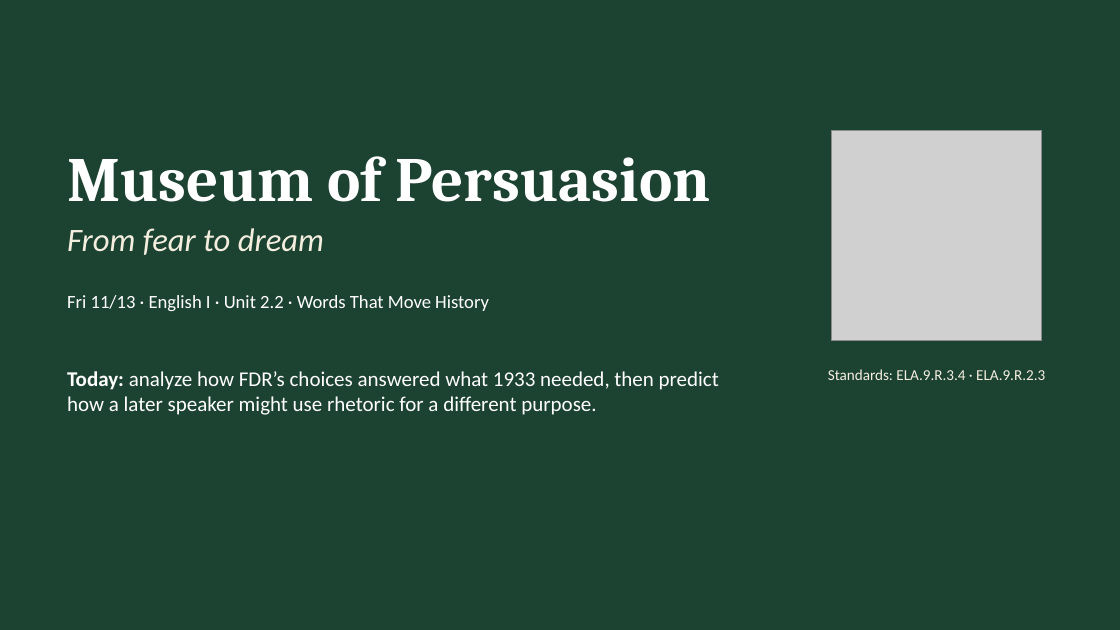
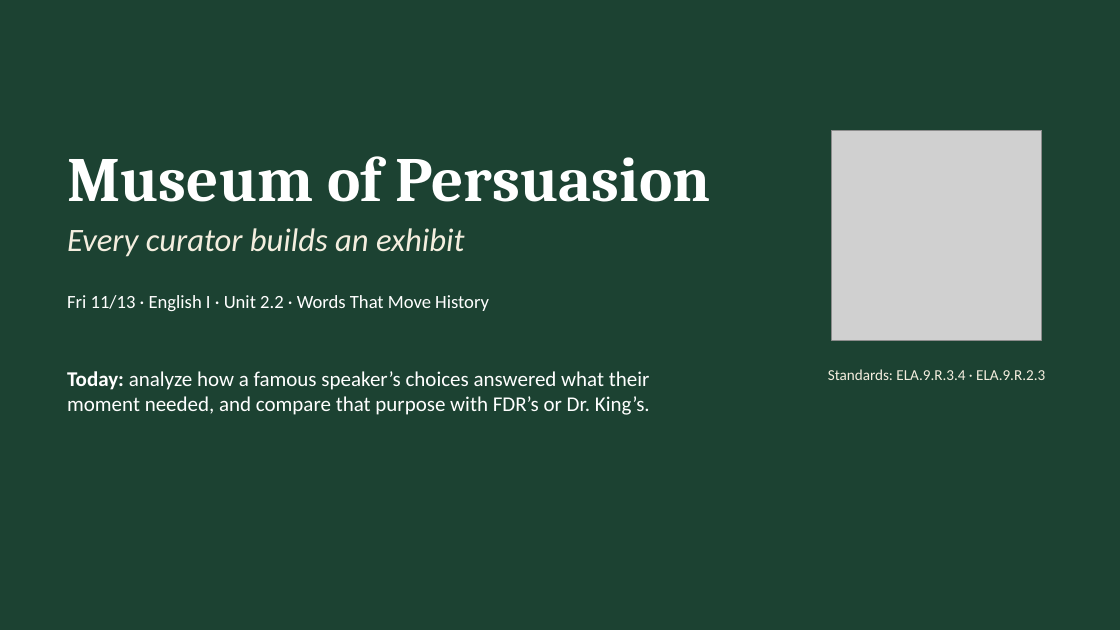
Before and after one commit to bookfairshit/Unit-2.2-Informational-Text, a slide deck: slide 1 of lumio/museum-of-persuasion-nov-13.pptx. Drawn at 1120x630 pixels with LibreOffice and Linux fonts; fonts in the diff are those of the drawing; grey boxes stand for pictures. Boxes give left, top, right and bottom in pixels: in the first picture for what was removed or moved away, otherwise in the second. Text is boxed around its words. In the diff, an @@ line names an element or a change of style, - is before the commit and + after.

```diff
--- a/lumio/museum-of-persuasion-nov-13.pptx
+++ b/lumio/museum-of-persuasion-nov-13.pptx
@@ text at (67,228,464,257): text changed @@
-From fear to dream
+Every curator builds an exhibit
@@ text at (67,371,650,415): text changed @@
-Today: analyze how FDR’s choices answered what 1933 needed, then predict how a later speaker might use rhetoric for a different purpose.
+Today: analyze how a famous speaker’s choices answered what their moment needed, and compare that purpose with FDR’s or Dr. King’s.
```
Also in this commit, not shown: 5 other slides changed, 8 slides added, 10 slides removed, 2 other files.
